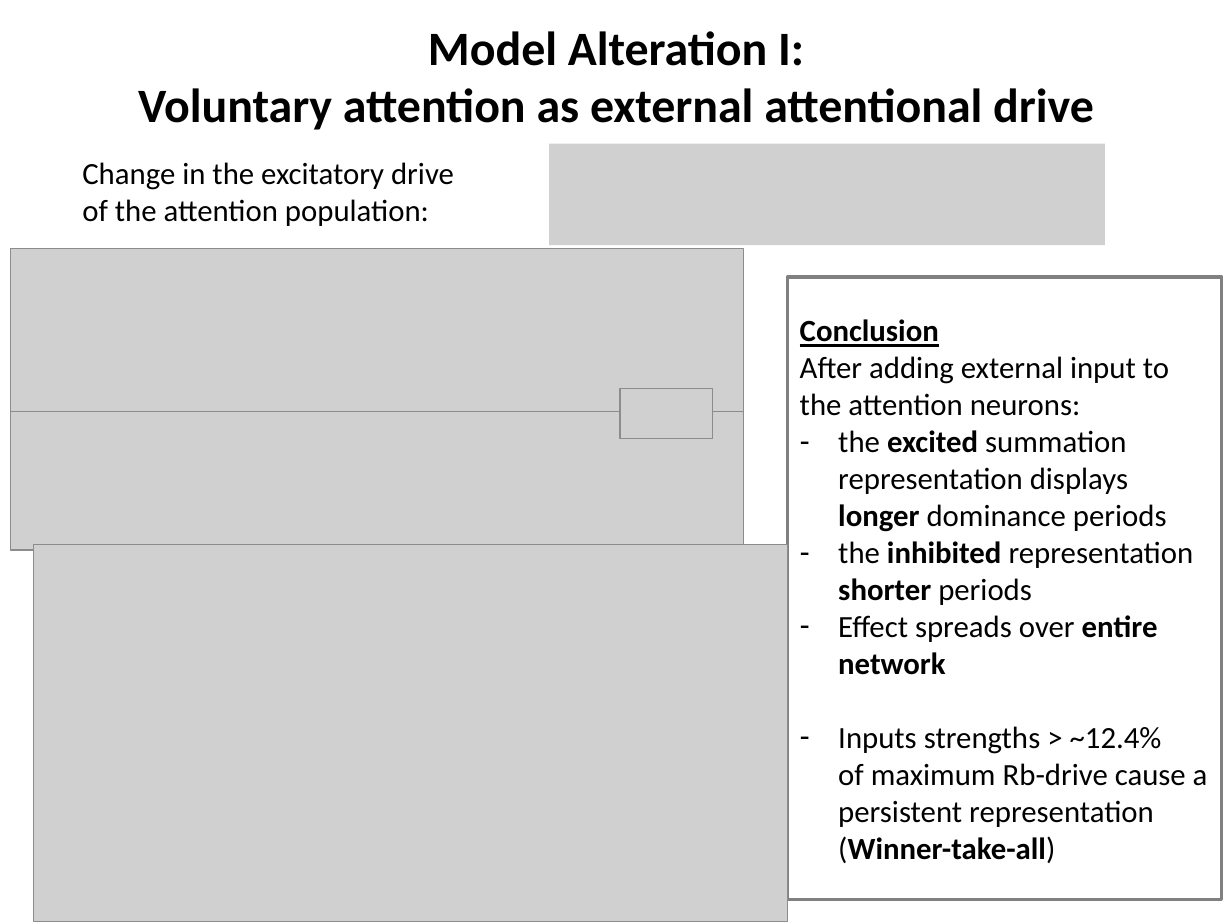
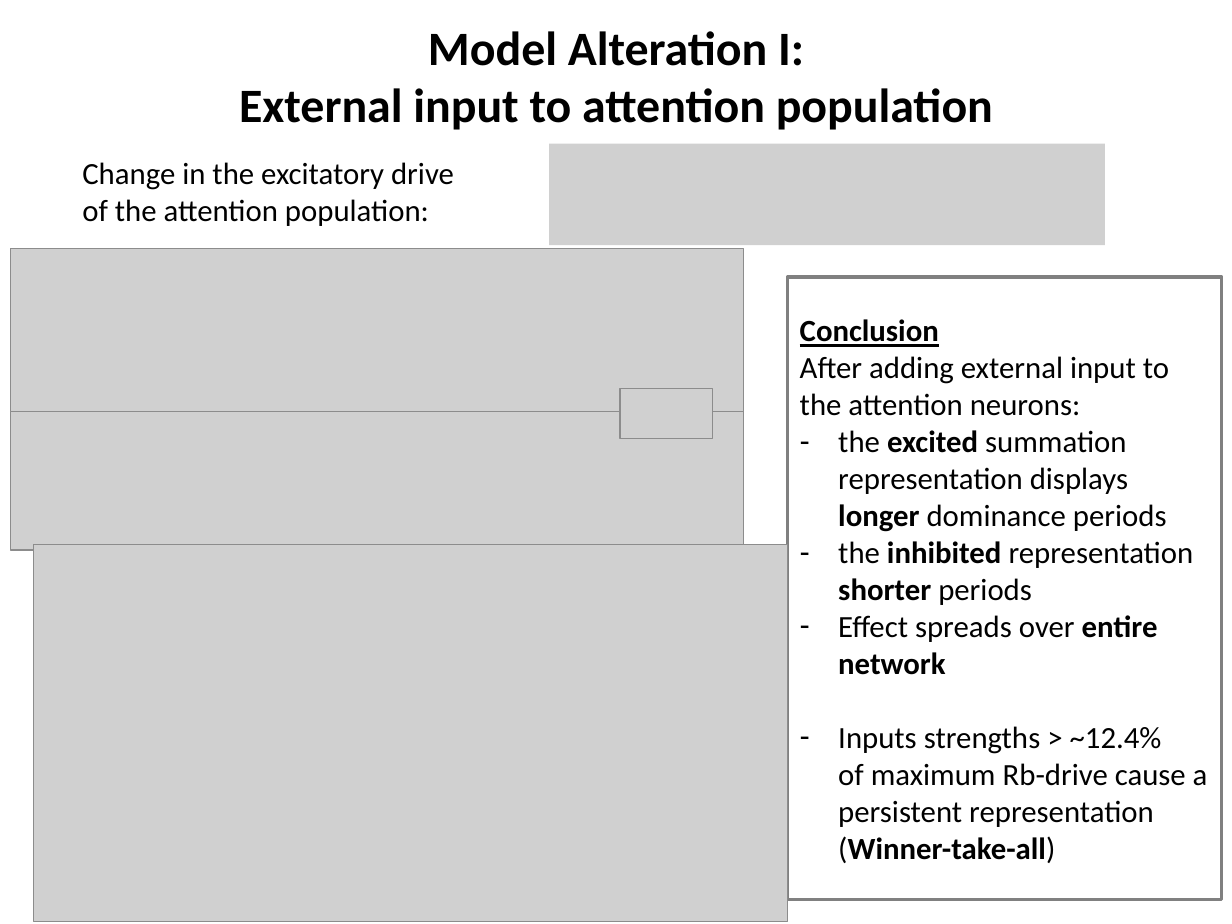
Before and after one commit to LukasNeugebauer/neuromatch_project, a slide deck: slide 8 of AttentionInBinocularRivalry_Project.pptx. Drawn at 1232x924 pixels with LibreOffice and Linux fonts; fonts in the diff are those of the drawing; grey boxes stand for pictures. Boxes give left, top, right and bottom in pixels: in the first picture for what was removed or moved away, otherwise in the second. Text is boxed around its words. In the diff, an @@ line names an element or a change of style, - is before the commit and + after.

```diff
--- a/AttentionInBinocularRivalry_Project.pptx
+++ b/AttentionInBinocularRivalry_Project.pptx
@@ title at [239, 31, 993, 130]: text changed @@
-Model Alteration I:
-Voluntary attention as external attentional drive
+Model Alteration I:
+External input to attention population
```
Also in this commit, not shown: 5 other slides changed, 3 slides added, 2 slides removed.
